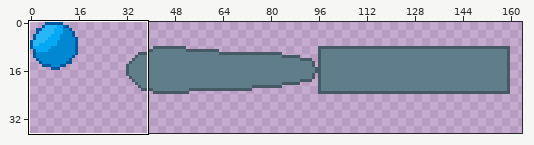
Edited in one commit: pixel-art file (resource/game/PINBALL/png/Basic.aseprite). Above, an overview of the earlier version with the close-up marked.
Close-up. As it was:
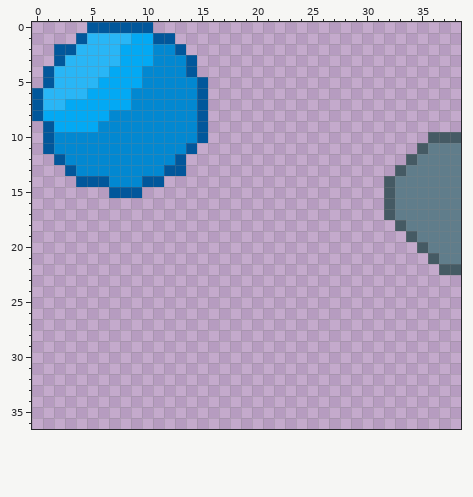
256x256 pixels, 1 frame. Shown: x 0..38, y 0..36. The wide view leaves out empty margins.
New version:
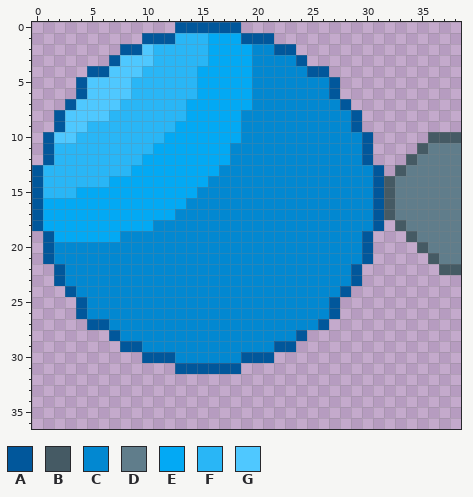
Palette (. is transparent): A #01579b  B #455a64  C #0288d1  D #607d8b  E #03a9f4  F #29b6f6  G #4fc8ff
The exact change:
layer "Layer 3" added
layer "Layer 4" added
layer "Layer 5" added
Changed rows in their new state; - is an unchanged pixel.
first column x 0:
 0 -----......--AAAAAA-------------
 1 ----......A--FFFEEEAAA----------
 2 --......AAGFFFFFEEEECCAA--------
 3 --.....AGGGFFFFFEEEECCCCA-------
 4 -....AAGGGFFFFFEEEEECCCCCAA-----
 5 -...AGGGGFFFFFFEEEEECCCCCCCA----
 6 ....AGGGGFFFFFFEEEEECCCCCCCA----
 7 ...AGGGGFFFFFFEEEEEECCCCCCCCA---
 8 ..AGGGGFFFFFFFEEEEECCCCCCCCCCA--
 9 -.AGGFFFFFFFFEEEEEECCCCCCCCCCA--
10 --GGFFFFFFFFEEEEEEECCCCCCCCCCCA-
11 --FFFFFFFFFEEEEEEECCCCCCCCCCCCA-
12 -AFFFFFFFFEEEEEEEECCCCCCCCCCCCA-
13 AFFFFFFFFEEEEEEEECCCCCCCCCCCCCCA
14 AFFFFFFEEEEEEEEECCCCCCCCCCCCCCCA
15 AFFFEEEEEEEEEEECCCCCCCCCCCCCCCCA
16 AEEEEEEEEEEEEECCCCCCCCCCCCCCCCCA
17 AEEEEEEEEEEEECCCCCCCCCCCCCCCCCCA
18 AEEEEEEEEEECCCCCCCCCCCCCCCCCCCCA
19 -AEEEEEECCCCCCCCCCCCCCCCCCCCCCA-
20 -ACCCCCCCCCCCCCCCCCCCCCCCCCCCCA-
21 -ACCCCCCCCCCCCCCCCCCCCCCCCCCCCA-
22 --ACCCCCCCCCCCCCCCCCCCCCCCCCCA--
23 --ACCCCCCCCCCCCCCCCCCCCCCCCCCA--
24 ---ACCCCCCCCCCCCCCCCCCCCCCCCA---
25 ----ACCCCCCCCCCCCCCCCCCCCCCA----
26 ----ACCCCCCCCCCCCCCCCCCCCCCA----
27 -----AACCCCCCCCCCCCCCCCCCCA-----
28 -------ACCCCCCCCCCCCCCCCA-------
29 --------AACCCCCCCCCCCCAA--------
30 ----------AAACCCCCCAAA----------
31 -------------AAAAAA-------------
Pixel boxes of the changes (left, top, right, bottom) in both close-ups:
changed: (32, 22, 384, 374)
